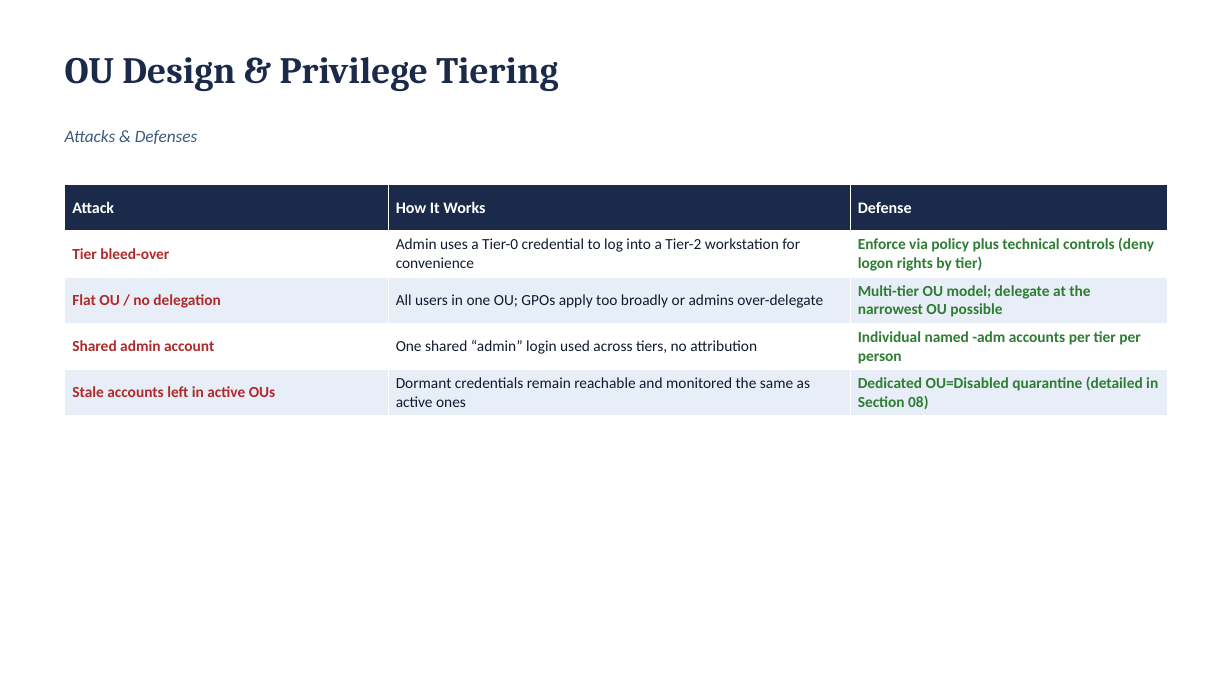
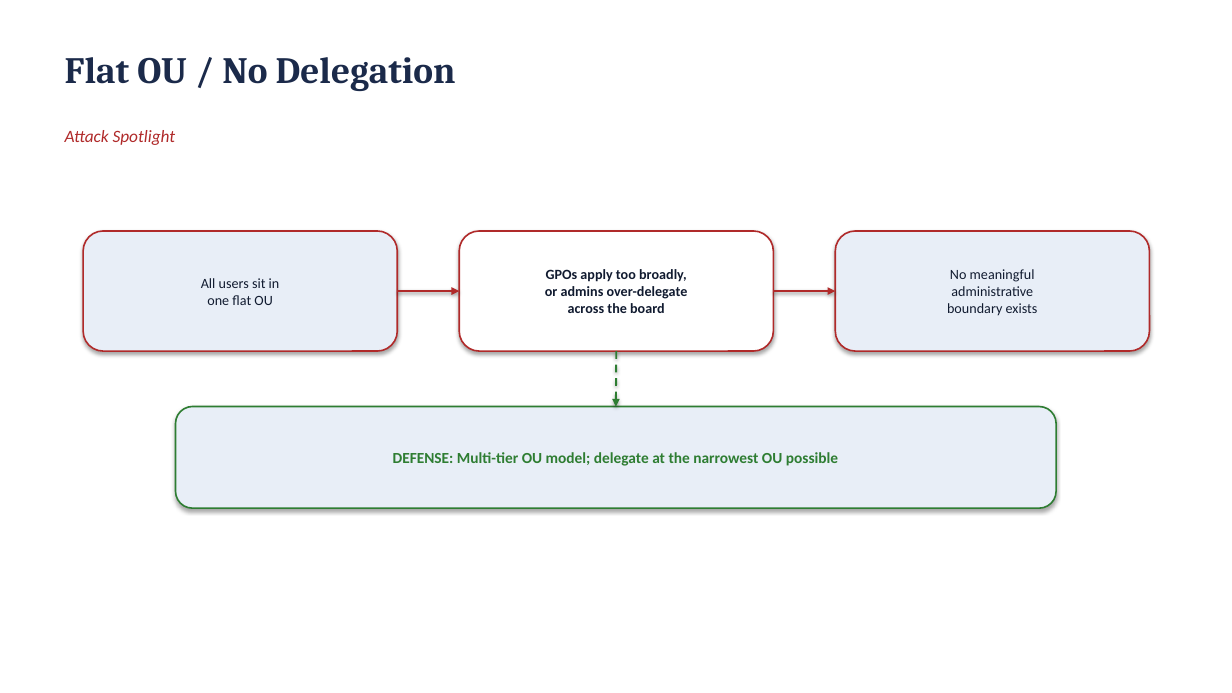
Before and after one commit to BYU-CYBER-444/byu-cyber-444.github.io, a slide deck: slide 17 of lectures/CYBER444_Week03_Windows_Server_Administration.pptx (slide 16 before the commit). Drawn at 1232x693 pixels with LibreOffice and Linux fonts; fonts in the diff are those of the drawing. Boxes give left, top, right and bottom in pixels: in the first picture for what was removed or moved away, otherwise in the second. Text is boxed around its words. In the diff, an @@ line names an element or a change of style, - is before the commit and + after.

```diff
--- a/lectures/CYBER444_Week03_Windows_Server_Administration.pptx
+++ b/lectures/CYBER444_Week03_Windows_Server_Administration.pptx
@@ text at (x1=65, y1=57, x2=456, y2=91): text changed @@
-OU Design & Privilege Tiering
+Flat OU / No Delegation
@@ text at (x1=65, y1=130, x2=175, y2=145): text changed; text colour #3D5A80 to #B02A2A @@
-Attacks & Defenses
+Attack Spotlight
@@ table removed at (x1=65, y1=185, x2=1167, y2=416), 5 rows, 3 columns @@
-Attack | How It Works | Defense
-Tier bleed-over | Admin uses a Tier-0 credential to log into a Tier-2 workstation for convenience | Enforce via policy plus technical controls (deny logon rights by tier)
-Flat OU / no delegation | All users in one OU; GPOs apply too broadly or admins over-delegate | Multi-tier OU model; delegate at the narrowest OU possible
-Shared admin account | One shared “admin” login used across tiers, no attribution | Individual named -adm accounts per tier per person
-Stale accounts left in active OUs | Dormant credentials remain reachable and monitored the same as active ones | Dedicated OU=Disabled quarantine (detailed in Section 08)
@@ rounded rectangle added at (x1=83, y1=231, x2=397, y2=351), fill #E8EEF7, outline #B02A2A 1.25 pt, 11 pt, text #111B30 @@
+All users sit in
+one flat OU
@@ rounded rectangle added at (x1=459, y1=231, x2=774, y2=351), fill #FFFFFF, outline #B02A2A 1.25 pt, 11 pt, text #111B30, bold @@
+GPOs apply too broadly,
+or admins over-delegate
+across the board
@@ rounded rectangle added at (x1=836, y1=231, x2=1150, y2=351), fill #E8EEF7, outline #B02A2A 1.25 pt, 11 pt, text #111B30 @@
+No meaningful
+administrative
+boundary exists
@@ arrow added from (397, 291) to (459, 291), #B02A2A 2 pt @@
@@ arrow added from (774, 291) to (836, 291), #B02A2A 2 pt @@
@@ arrow added from (616, 351) to (616, 407), #2E7D32 1.5 pt dashed @@
@@ rounded rectangle added at (x1=176, y1=407, x2=1056, y2=508), fill #E8EEF7, outline #2E7D32 1.25 pt, 12 pt, text #2E7D32, bold @@
+DEFENSE: Multi-tier OU model; delegate at the narrowest OU possible
```
Also in this commit, not shown: 1 other slide changed, 38 slides added, 8 slides removed.
